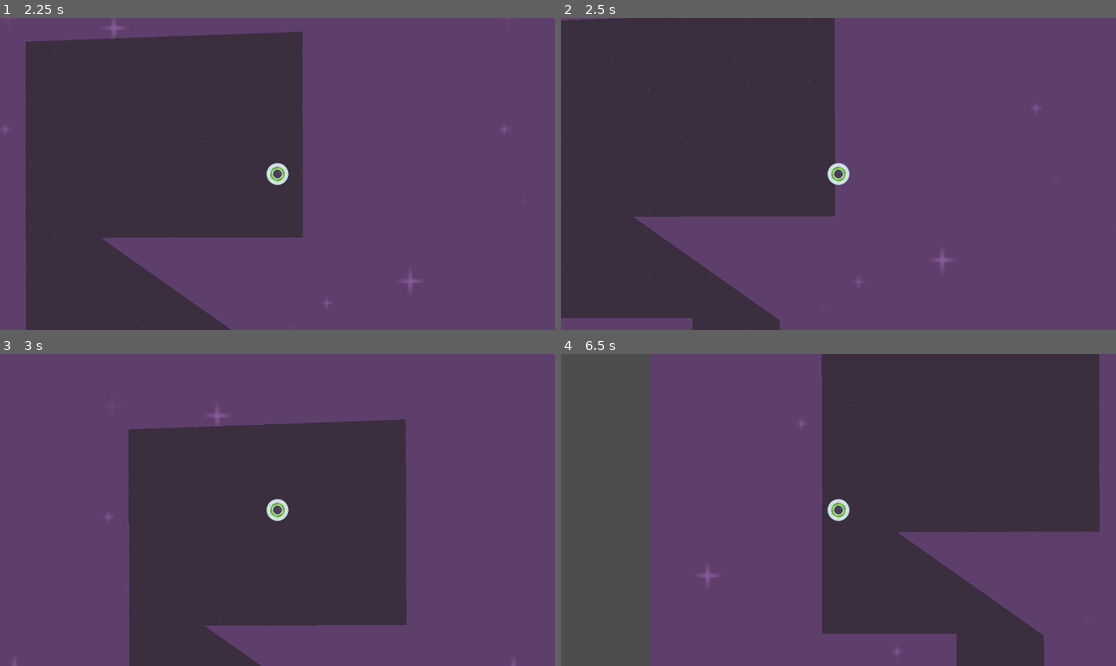
Above: before the commit, frames 1-4 (two rows, left to right).
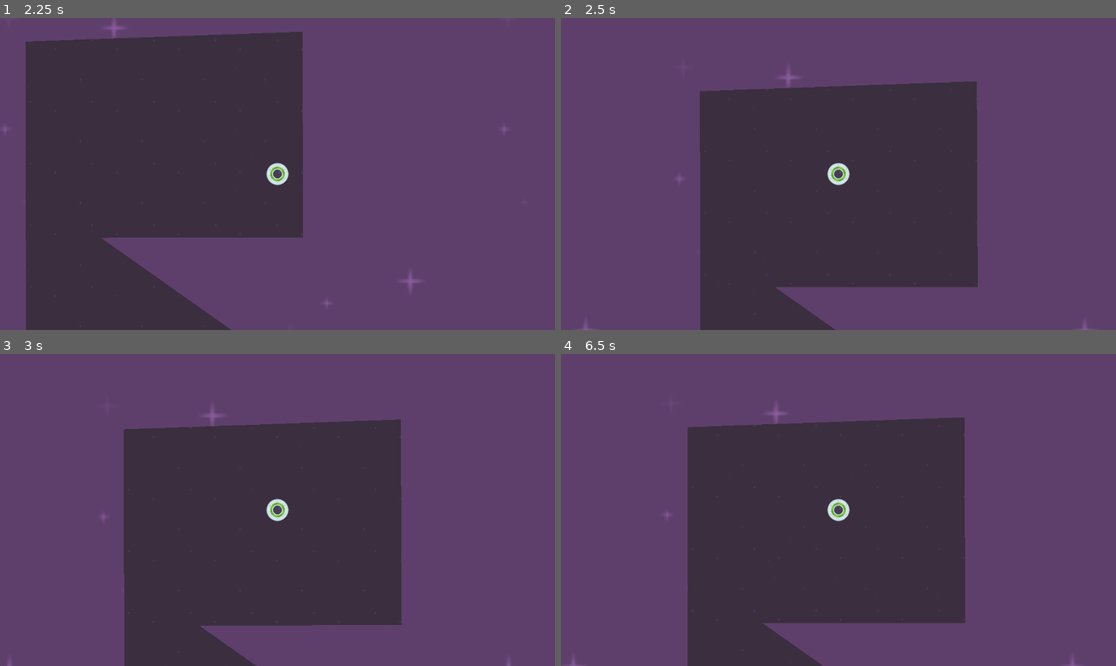
Above: after the commit, the same moments.

Repository: joelgroomer/godot-gamedev-2d-course
Game: Godot game, scene res://level_1.tscn
The game is run twice, just before and just after one commit, with the same random seed, the same clock (stepped at 60 frames per second) and the same inputs.
Inputs:
- Up to frame 1 (2.25 s): tap Enter at 0.5 s; hold Right (move_right) 0.53-1.28 s; hold S (move_down) 1.28-2.03 s; hold Right (move_right) from 2.03 s (still down)
- Up to frame 2 (2.5 s): keep holding Right (move_right)
- Up to frame 3 (3 s): release Right (move_right) at 2.78 s; hold W (move_up) from 2.78 s (still down)
- Up to frame 4 (6.5 s): release W (move_up) at 3.53 s; hold A (move_left) 3.53-5.03 s; hold S (move_down) 5.03-5.78 s; hold Right (move_right) from 5.78 s (still down)

Frame 1 is identical in both runs. In frame 2, 52% of the frame differs, in the area x 0-96%, y 0-100%; in frame 3, 1.5%; in frame 4, 58%, in the area x 0-97%, y 0-100%.

Commit message:
Change maze build to segment, switch signal to body_entered

Diff:
--- a/speedy_saucer/level.gd
+++ b/speedy_saucer/level.gd
@@ -2,8 +2,7 @@
 
 # Called when the node enters the scene tree for the first time.
 func _ready():
-	print("Hello, world!")
+	pass
 
-
-func _on_maze_body_exited(body):
+func _on_maze_body_entered(body):
 	get_tree().reload_current_scene()
--- a/speedy_saucer/level_1.tscn
+++ b/speedy_saucer/level_1.tscn
@@ -25,4 +25,4 @@
 z_index = -90
 position = Vector2(624, 296)
 
-[connection signal="body_exited" from="Maze" to="." method="_on_maze_body_exited"]
+[connection signal="body_entered" from="Maze" to="." method="_on_maze_body_entered"]
--- a/speedy_saucer/maze.tscn
+++ b/speedy_saucer/maze.tscn
@@ -5,6 +5,7 @@
 [node name="Maze" type="Area2D"]
 
 [node name="CollisionPolygon2D" type="CollisionPolygon2D" parent="."]
+build_mode = 1
 polygon = PackedVector2Array(-606, -455, -604, 781, -46, 781, -53, 2512, 3665, 2489, 4347, 1682, 3006, 714, 4252, -206, …(272 unchanged characters)…
 
 [node name="Polygon2D" type="Polygon2D" parent="."]
